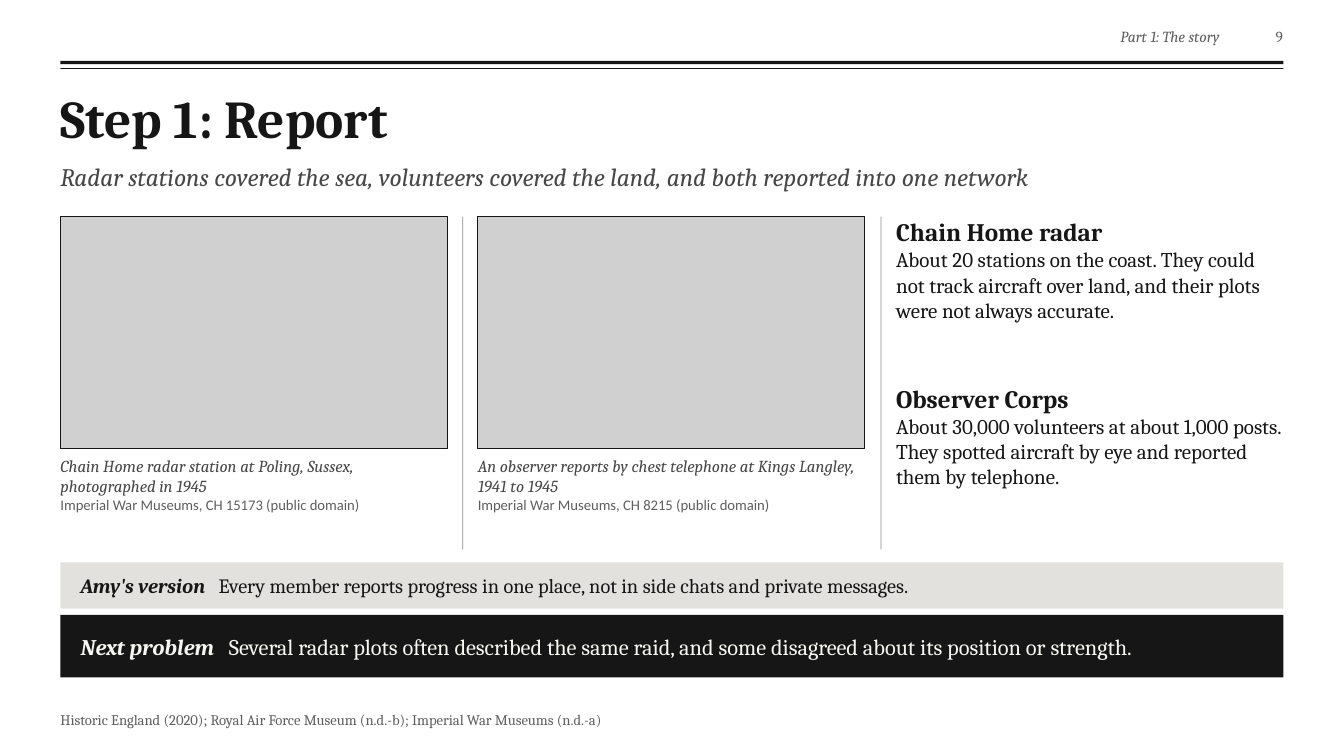
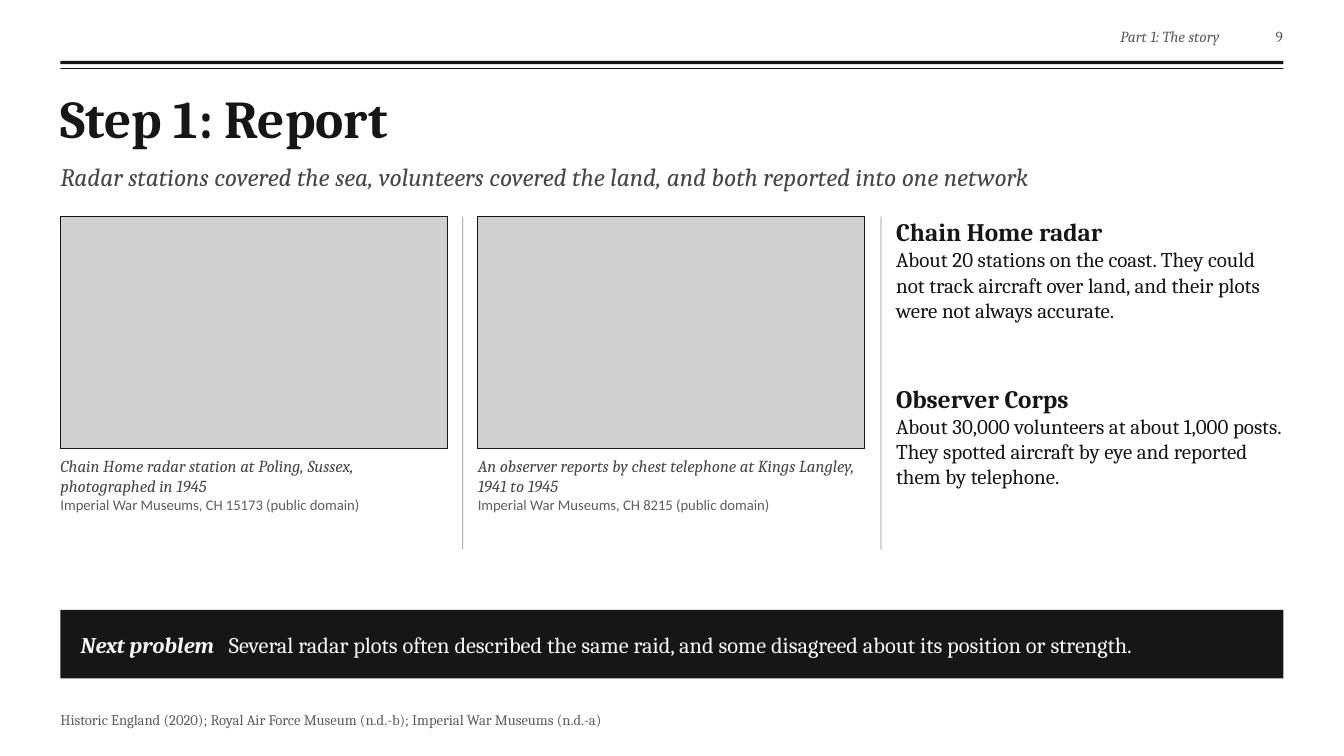
Before and after one commit to fengyiqicoder/fumadocs, a slide deck: slide 9 of dowding-presentation/Dowding_Effective_Communication.pptx. Drawn at 1344x756 pixels with LibreOffice and Linux fonts; fonts in the diff are those of the drawing; grey boxes stand for pictures; background and template pictures are left out. Boxes give left, top, right and bottom in pixels: in the first picture for what was removed or moved away, otherwise in the second. Text is boxed around its words. In the diff, an @@ line names an element or a change of style, - is before the commit and + after.

```diff
--- a/dowding-presentation/Dowding_Effective_Communication.pptx
+++ b/dowding-presentation/Dowding_Effective_Communication.pptx
@@ text removed at [81, 579, 908, 598] @@
-Amy's version Every member reports progress in one place, not in side chats and private messages.
@@ rectangle: place and size @@
-rectangle at [60, 563, 1284, 609]
+rectangle at [60, 610, 1284, 679]
@@ rectangle at [60, 610, 1284, 679]: fill #D9D8D2 at 75% opacity to #161616 @@
@@ rectangle removed at [60, 615, 1284, 678] @@
```
Also in this commit, not shown: 7 other slides changed, 2 slides added, 1 slide removed, 2 other files.
